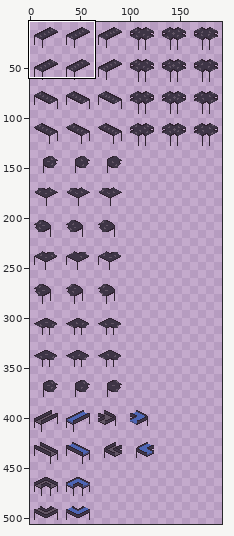
Pixel-art file: assets/conveyors.aseprite. Above, an overview of the earlier version with the close-up marked.
Close-up. Before the commit:
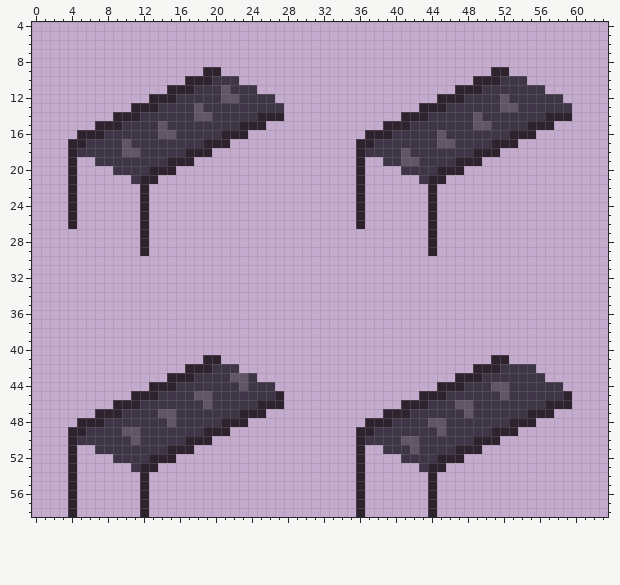
256x512 pixels, 1 frame. Shown: x 0..63, y 4..58. The wide view leaves out empty margins. The commit also changed other parts of the picture, which this record leaves out.
Once edited:
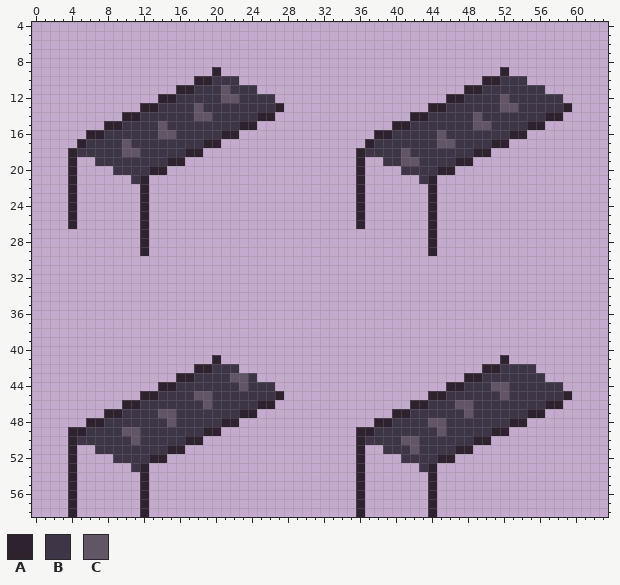
Palette (. is transparent): A #2e222f  B #3e3546  C #625565
What changed:
y 9: x 19 A -> .; x 51 A -> .
y 10: x 17 A -> .; x 49 A -> .
y 11: x 15 A -> .; x 47 A -> .
y 12: x 13 A -> .; x 45 A -> .
y 13: x 11 A -> .; x 27 B -> A; x 43 A -> .; x 59 B -> A
y 14: x 9 A -> .; x 27 A -> .; x 41 A -> .; x 59 A -> .
y 15: x 7 A -> .; x 25 A -> .; x 39 A -> .; x 57 A -> .
y 16: x 5 A -> .; x 23 A -> .; x 37 A -> .; x 55 A -> .
y 17: x 4 A -> .; x 21 A -> .; x 36 A -> .; x 53 A -> .
y 18: x 19 A -> .; x 51 A -> .
y 19: x 17 A -> .; x 49 A -> .
y 20: x 15 A -> .; x 47 A -> .
y 21: x 13 A -> .; x 45 A -> .
y 41: x 19 A -> .; x 51 A -> .
y 42: x 17 A -> .; x 49 A -> .
y 43: x 15 A -> .; x 47 A -> .
y 44: x 13 A -> .; x 45 A -> .
y 45: x 11 A -> .; x 43 A -> .
y 46: x 9 A -> .; x 27 A -> .; x 41 A -> .; x 59 A -> .
y 47: x 7 A -> .; x 25 A -> .; x 39 A -> .; x 57 A -> .
y 48: x 5 A -> .; x 23 A -> .; x 37 A -> .; x 55 A -> .
y 49: x 21 A -> .; x 53 A -> .
y 50: x 19 A -> .; x 51 A -> .
y 51: x 17 A -> .; x 49 A -> .
y 52: x 15 A -> .; x 47 A -> .
y 53: x 13 A -> .; x 45 A -> .
Boxes around the changes in both close-ups, in picture pixels (x1, y1, x2, y2):
changed: (68, 67, 284, 184)
changed: (356, 67, 572, 184)
erased: (77, 355, 284, 472)
erased: (365, 355, 572, 472)
